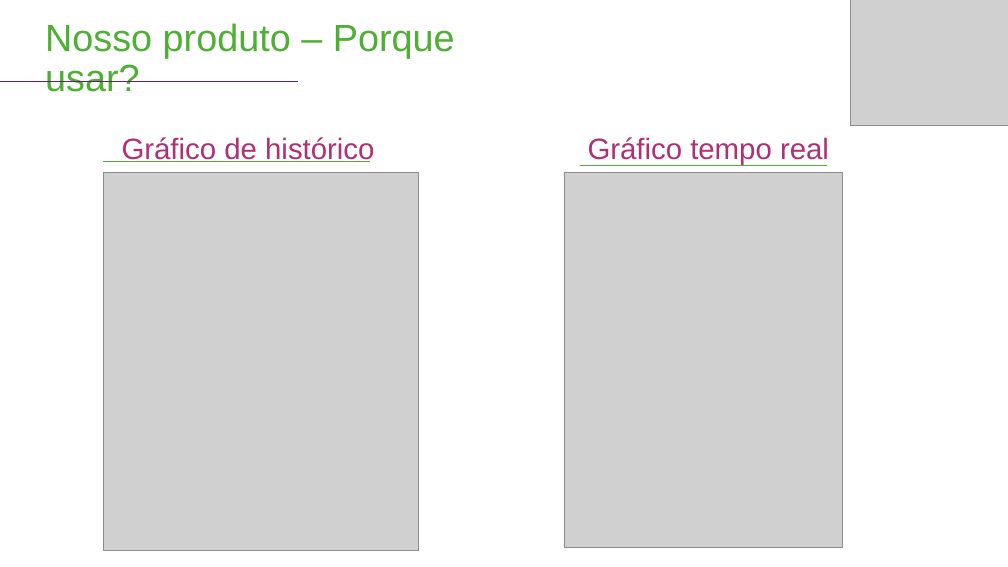
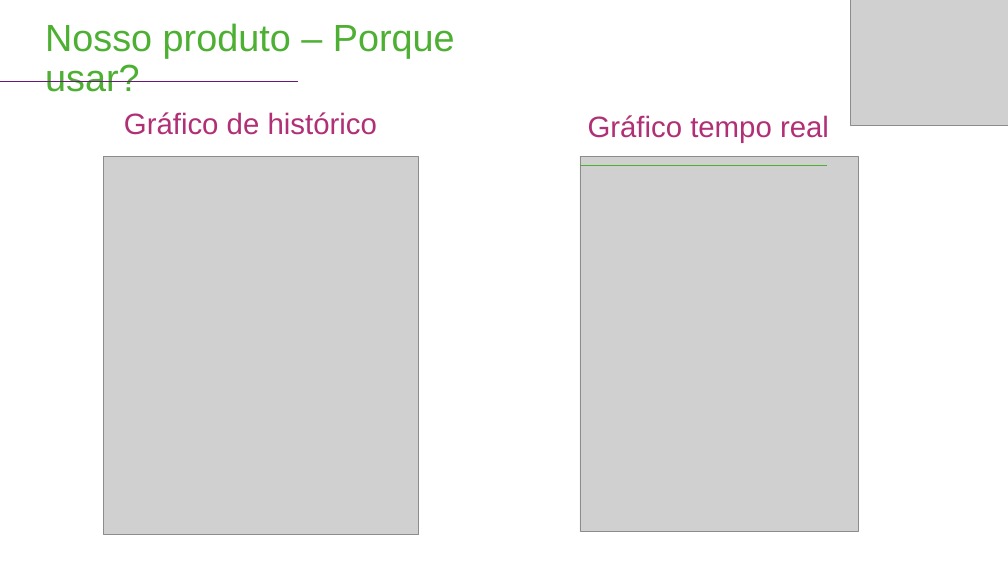
Before and after one commit to GVRO1/curso-angular, a slide deck: slide 6 of documentacao/Apresentações/Sprint 3.pptx (slide 5 before the commit). Drawn at 1008x567 pixels with LibreOffice and Linux fonts; fonts in the diff are those of the drawing; grey boxes stand for pictures. Boxes give left, top, right and bottom in pixels: in the first picture for what was removed or moved away, otherwise in the second. Text is boxed around its words. In the diff, an @@ line names an element or a change of style, - is before the commit and + after.

```diff
--- a/documentacao/Apresentações/Sprint 3.pptx
+++ b/documentacao/Apresentações/Sprint 3.pptx
@@ text "Gráfico de histórico": place and size @@
-text "Gráfico de histórico" at box(122, 137, 374, 162)
+text "Gráfico de histórico" at box(124, 112, 377, 135)
@@ text "Gráfico tempo real": place and size @@
-text "Gráfico tempo real" at box(588, 137, 829, 165)
+text "Gráfico tempo real" at box(588, 115, 829, 143)
@@ picture: place and size @@
-picture at box(104, 172, 419, 551)
+picture at box(104, 157, 419, 535)
@@ picture: place and size @@
-picture at box(564, 172, 842, 547)
+picture at box(580, 157, 858, 532)
```
Also in this commit, not shown: 4 other slides changed, 1 slide removed.
